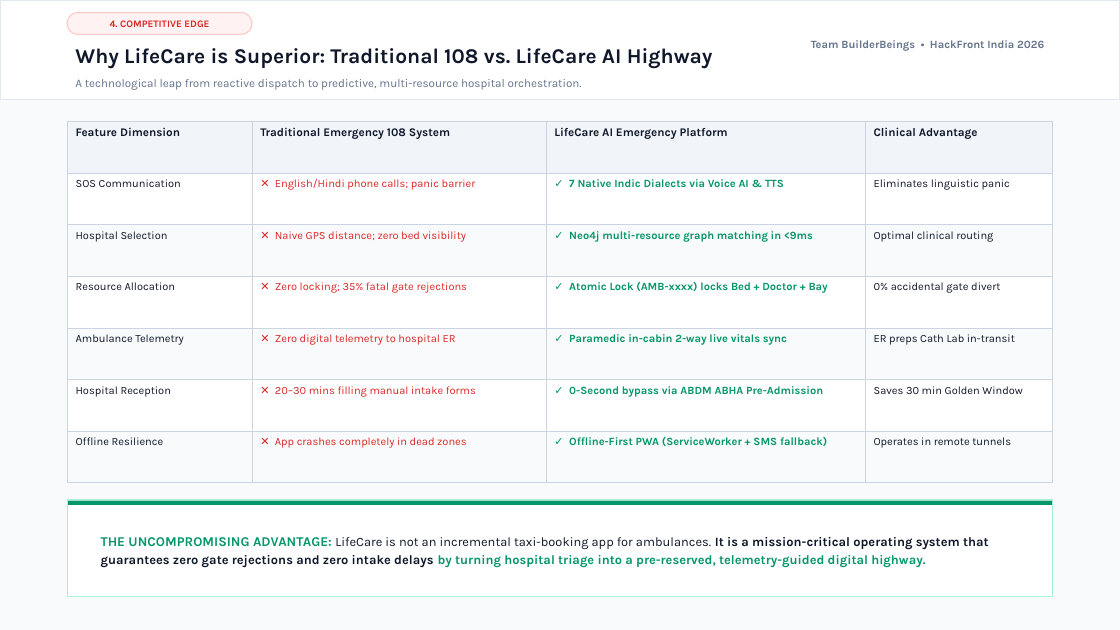
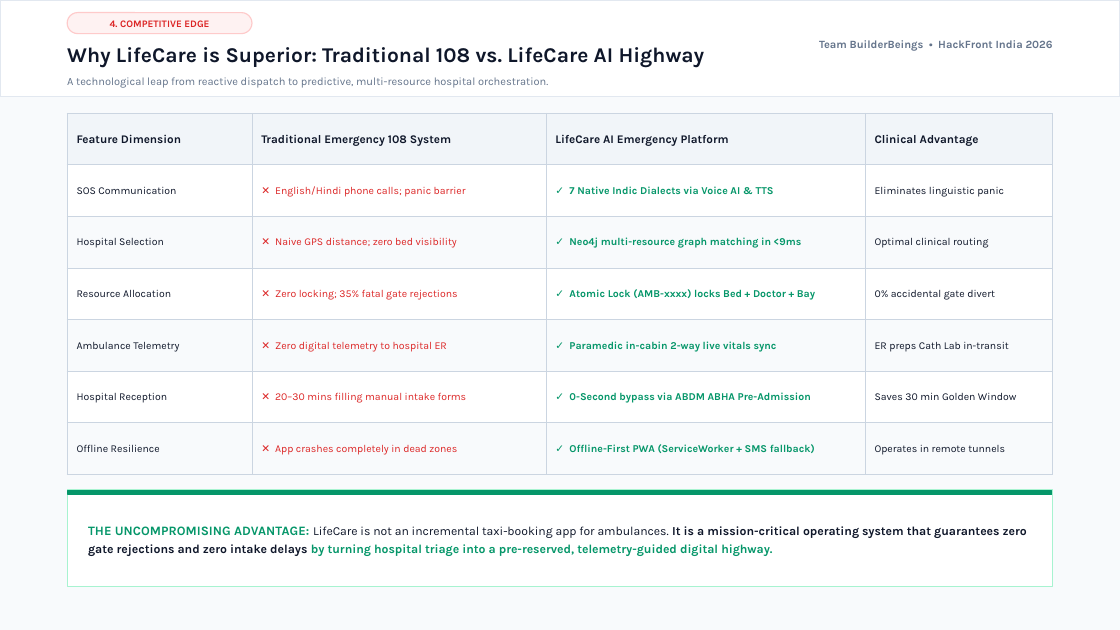
Before and after one commit to Susheem-25/LifeCare, a slide deck: slide 5 of LifeCare_Presentation.pptx. Drawn at 1120x630 pixels with LibreOffice and Linux fonts; fonts in the diff are those of the drawing. Boxes give left, top, right and bottom in pixels: in the first picture for what was removed or moved away, otherwise in the second. Text is boxed around its words. In the diff, an @@ line names an element or a change of style, - is before the commit and + after.

Commit message:
docs: resolve text-to-card and alignment issues across pitch deck

```diff
--- a/LifeCare_Presentation.pptx
+++ b/LifeCare_Presentation.pptx
@@ text "Team BuilderBeings • HackFront India ...": place and size @@
-text "Team BuilderBeings • HackFront India ..." at (811, 40, 1044, 51)
+text "Team BuilderBeings • HackFront India ..." at (819, 40, 1053, 51)
@@ text "Why LifeCare is Superior: Traditional ...": place and size @@
-text "Why LifeCare is Superior: Traditional ..." at (75, 48, 713, 68)
+text "Why LifeCare is Superior: Traditional ..." at (67, 47, 705, 67)
@@ text "A technological leap from reactive ..." at (67, 77, 548, 88): size 10 to 9.5 pt @@
@@ table at (67, 113, 1053, 475) @@
@@ size 9.5 to 9 pt in "SOS Communication", "✕ English/Hindi phone calls; panic barrier", "✓ 7 Native Indic Dialects via Voice ...", "Eliminates linguistic panic" and 20 more places @@
@@ 2 rectangles, 1 table: place and size @@
-2 rectangles, 1 table at (67, 122, 1053, 597)
+2 rectangles, 1 table at (67, 113, 1053, 586)
@@ rectangle at (68, 491, 1052, 495): outline none to #059669 1 pt; proportions changed @@
@@ text "THE UNCOMPROMISING ADVANTAGE: LifeCare is ...": place and size @@
-text "THE UNCOMPROMISING ADVANTAGE: LifeCare is ..." at (101, 537, 989, 568)
+text "THE UNCOMPROMISING ADVANTAGE: LifeCare is ..." at (88, 526, 1027, 556)
@@ text "THE UNCOMPROMISING ADVANTAGE: LifeCare is ..." at (88, 526, 1027, 556): size 11.5 to 11 pt in "THE UNCOMPROMISING ADVANTAGE:"; size 11 to 10.5 pt in "LifeCare is not an incremental taxi-booking app ..." @@
```
Also in this commit, not shown: 9 other slides changed.
